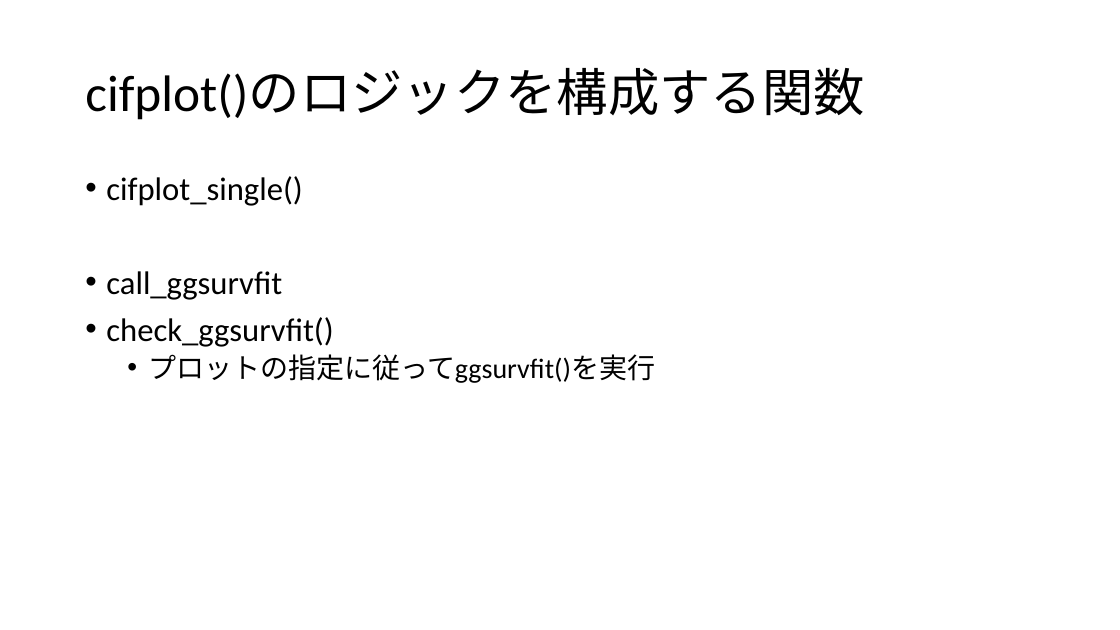
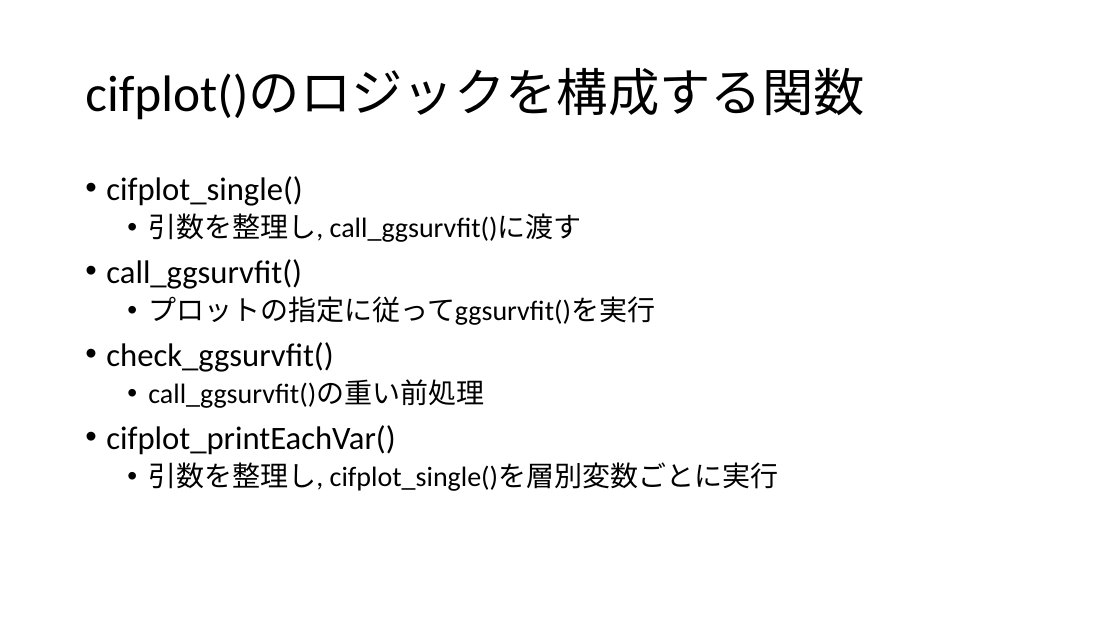
Before and after one commit to gestimation/cifmodeling, a slide deck: slide 10 of 20251027polyreg（田中）.pptx (slide 9 before the commit). Drawn at 1120x630 pixels with LibreOffice and Linux fonts; fonts in the diff are those of the drawing. Boxes give left, top, right and bottom in pixels: in the first picture for what was removed or moved away, otherwise in the second. Text is boxed around its words. In the diff, an @@ line names an element or a change of style, - is before the commit and + after.

```diff
--- a/20251027polyreg（田中）.pptx
+++ b/20251027polyreg（田中）.pptx
@@ text at bbox=[106, 213, 655, 325]: text changed; size 28 to 24 pt @@
-• call_ggsurvfit
+  • 引数を整理し, call_ggsurvfit()に渡す
+• call_ggsurvfit()
+  • プロットの指定に従ってggsurvfit()を実行
@@ text at bbox=[106, 380, 779, 491]: text changed @@
-  • プロットの指定に従ってggsurvfit()を実行
+  • call_ggsurvfit()の重い前処理
+• cifplot_printEachVar()
+  • 引数を整理し, cifplot_single()を層別変数ごとに実行
```
Also in this commit, not shown: 4 slides added, 5 other files.
